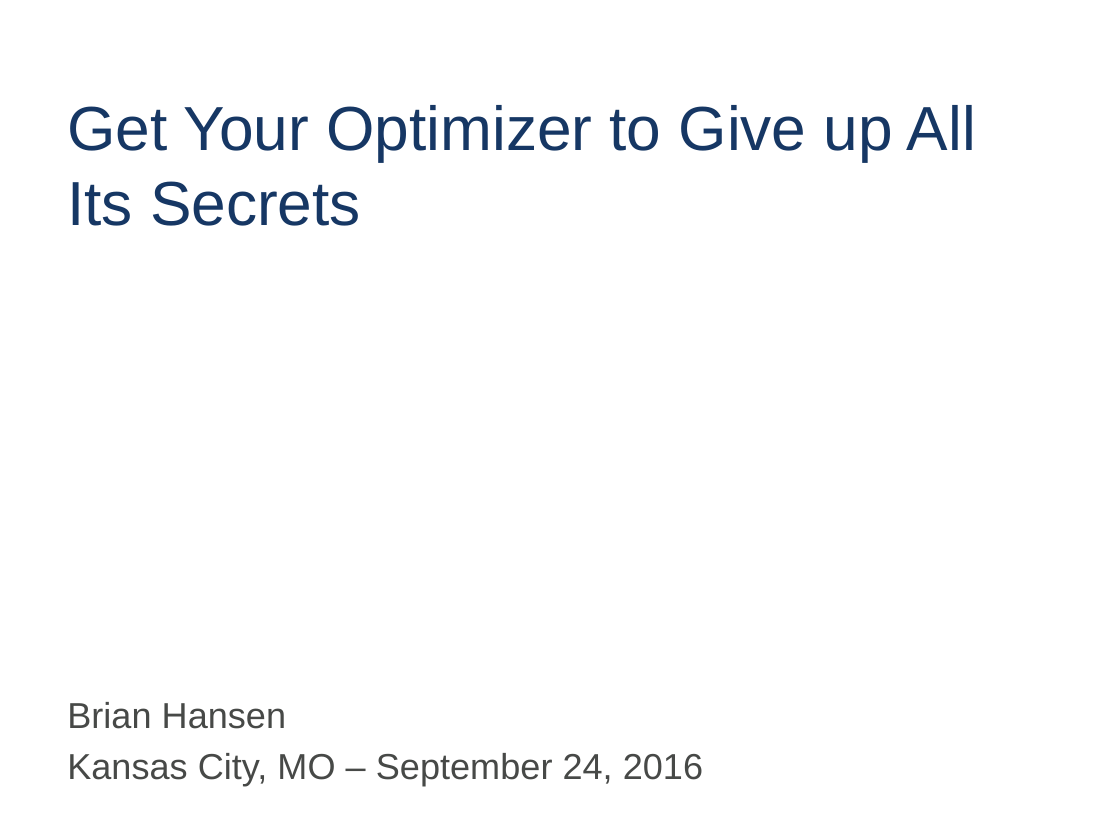
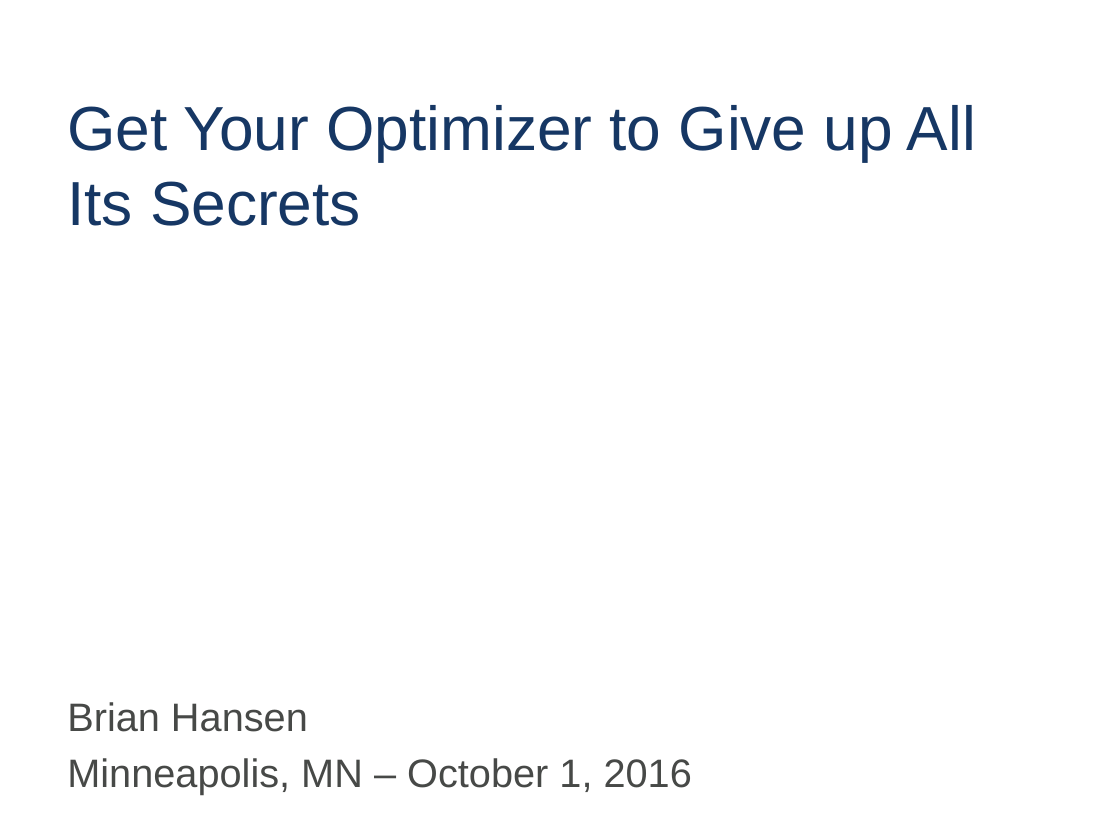
Before and after one commit to tf3604/OptimizerPresentation, a slide deck: slide 1 of Optimizer.pptx. Drawn at 1120x840 pixels with LibreOffice and Linux fonts; fonts in the diff are those of the drawing; background and template pictures are left out. Boxes give left, top, right and bottom in pixels: in the first picture for what was removed or moved away, otherwise in the second. Text is boxed around its words. In the diff, an @@ line names an element or a change of style, - is before the commit and + after.

```diff
--- a/Optimizer.pptx
+++ b/Optimizer.pptx
@@ text at box(67, 702, 308, 732): size 23.2 to 25.5 pt in "Brian Hansen" @@
@@ text at box(67, 758, 692, 795): text changed; size 23.2 to 25.5 pt @@
-Kansas City, MO – September 24, 2016
+Minneapolis, MN – October 1, 2016
```
Also in this commit, not shown: 14 other slides changed, 10 other files.
